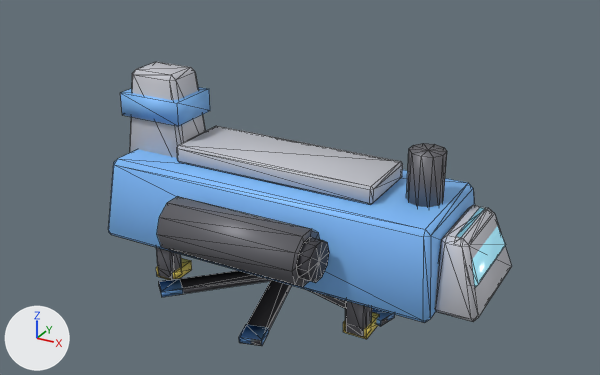
What one commit did to the glTF model assets/models/carrier.glb.
Before and after are seen from a 50 mm camera at (0.942, -1.645, 1.084) aimed at (0.031, 0.01, 0.256). The lights are fixed; the arrows at lower left show +X, +Y and +Z. The first picture is the older version. Mesh edges are drawn as thin lines. Where no turn or scale is listed for an object, it has been applied to the vertices. Vertices at exactly the same position are counted once.

The scene before the commit, as lines of its bpy script (objects in view):
```python
me_body = bpy.data.meshes.new('body')
me_body.from_pydata(...)  # 428 vertices, 768 faces; spans x -0.455..0.542, y -0.294..0.294, z 0.0..0.51
# faces by material slot: [296, 48, 56, 220, 44, 80, 24]
me_body.materials.append(mat_steel)  # grey #6f6f76
me_body.materials.append(mat_hazard)  # yellow #f9e161
me_body.materials.append(mat_team)  # blue #81bffd
me_body.materials.append(mat_hull)  # light grey #c5c7ce
me_body.materials.append(mat_glass)  # cyan #a0e5f9, glowing cyan #6998a6
me_body.materials.append(mat_dark)  # dark grey #3f3f45
me_body.materials.append(mat_lamp)  # yellow #ffda76, glowing yellow #ffda76
me_rotor = bpy.data.meshes.new('rotor')
me_rotor.from_pydata(...)  # 94 vertices, 148 faces; spans x -0.686..-0.034, y -0.326..0.326, z -0.42..-0.39
# faces by material slot: [76, 72]
me_rotor.materials.append(mat_steel)  # grey #6f6f76
me_rotor.materials.append(mat_team)  # blue #81bffd
me_rotor2 = bpy.data.meshes.new('rotor2')
me_rotor2.from_pydata(...)  # 94 vertices, 148 faces; spans x 0.034..0.686, y -0.326..0.326, z -0.51..-0.48
# faces by material slot: [76, 72]
me_rotor2.materials.append(mat_steel)  # grey #6f6f76
me_rotor2.materials.append(mat_team)  # blue #81bffd
ob_body = bpy.data.objects.new('body', me_body)
ob_body.location = (0.0, 0.0, 0.0)
ob_rotor = bpy.data.objects.new('rotor', me_rotor)
ob_rotor.location = (0.36, 0.0, 0.42)
ob_rotor2 = bpy.data.objects.new('rotor2', me_rotor2)
ob_rotor2.location = (-0.36, 0.0, 0.51)
```
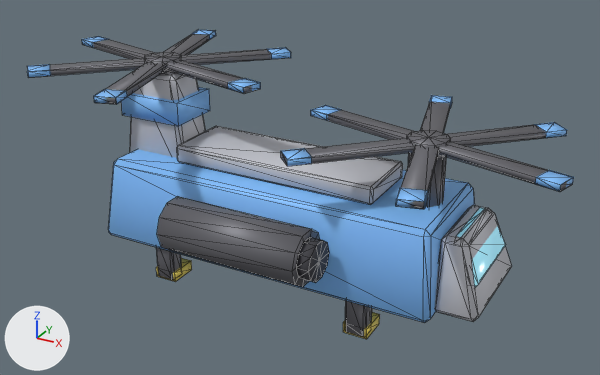
Boxes [x1, y1, x2, y2] around the edits, measured in the pictures (600 x 375 px):
'rotor', moved
    before: [159, 272, 395, 346]
    after: [281, 95, 574, 209]
'rotor2', moved
    before: [159, 271, 395, 346]
    after: [27, 29, 291, 104]

What changed in the scene script:
```text
Change me_rotor:
    used by ob_rotor; location = (0.36, 0.0, 0.42)
    remove me_rotor.from_pydata(...)  # 94 vertices, 148 faces; spans x -0.686..-0.034, y -0.326..0.326, z -0.42..-0.39
    add me_rotor.from_pydata(...)  # 94 vertices, 148 faces; spans x -0.326..0.326, y -0.326..0.326, z 0.0..0.03
    me_rotor part 1: the whole mesh is moved by (0.36, 0.0, 0.42)
Change me_rotor2:
    used by ob_rotor2; location = (-0.36, 0.0, 0.51)
    remove me_rotor2.from_pydata(...)  # 94 vertices, 148 faces; spans x 0.034..0.686, y -0.326..0.326, z -0.51..-0.48
    add me_rotor2.from_pydata(...)  # 94 vertices, 148 faces; spans x -0.326..0.326, y -0.326..0.326, z 0.0..0.03
    me_rotor2 part 2: the whole mesh is moved by (-0.36, 0.0, 0.51)
```
